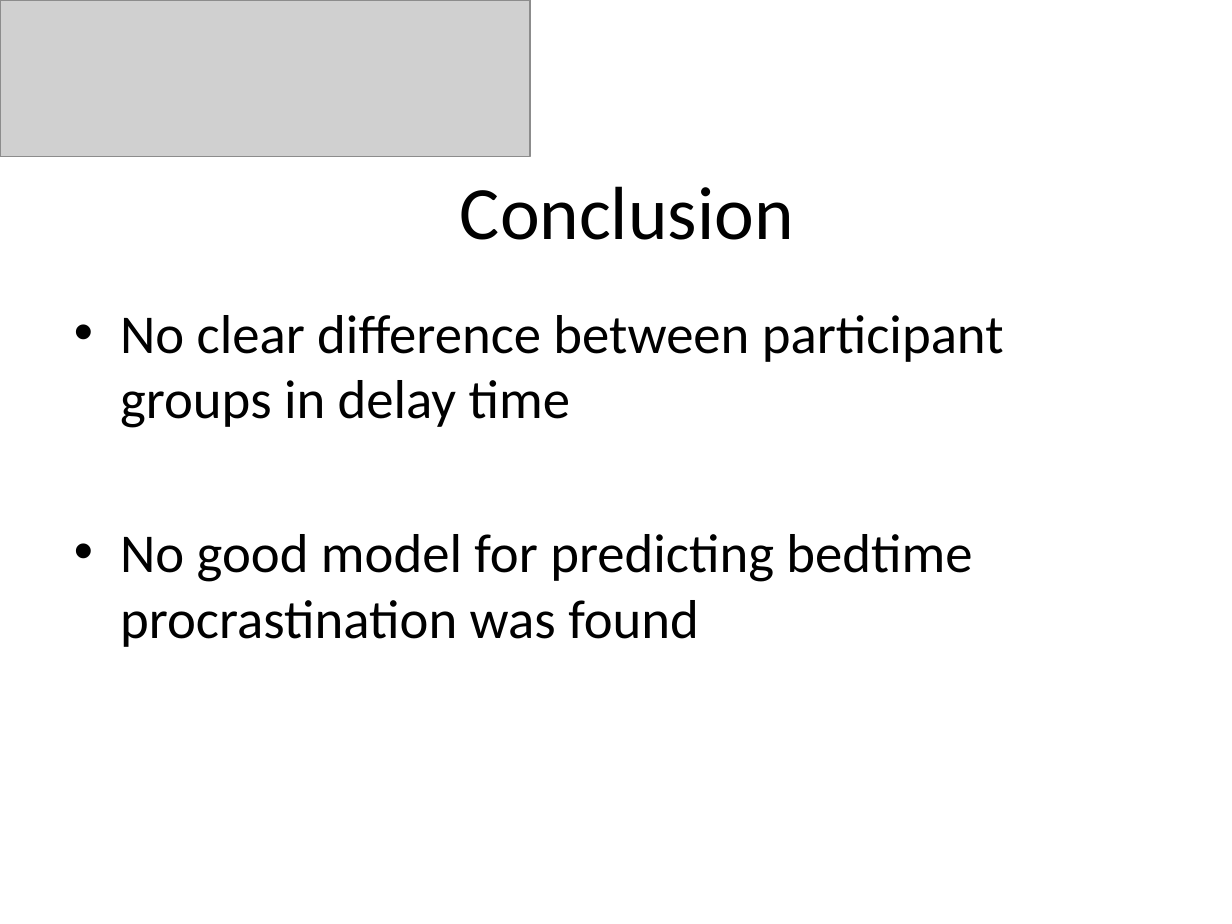
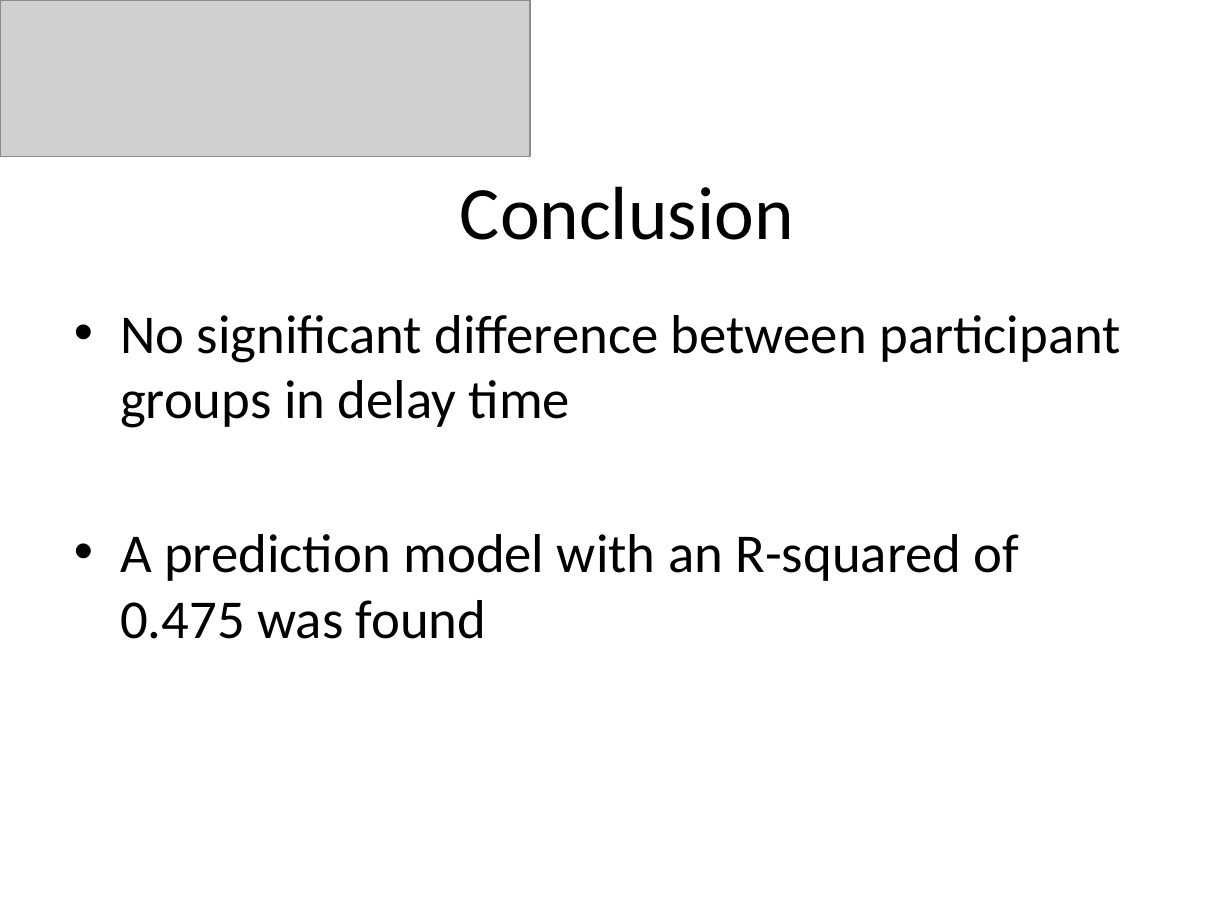
Before and after one commit to JesseSchouten/Project_Big_Data, a slide deck: slide 15 of Report/Presentation.pptx. Drawn at 1232x924 pixels with LibreOffice and Linux fonts; fonts in the diff are those of the drawing; grey boxes stand for pictures. Boxes give left, top, right and bottom in pixels: in the first picture for what was removed or moved away, otherwise in the second. Text is boxed around its words. In the diff, an @@ line names an element or a change of style, - is before the commit and + after.

Commit message:
presentation new version

```diff
--- a/Report/Presentation.pptx
+++ b/Report/Presentation.pptx
@@ text at [120,315,1121,639]: text changed @@
-• No clear difference between participant groups in delay time
-• No good model for predicting bedtime procrastination was found
+• No significant difference between participant groups in delay time
+• A prediction model with an R-squared of 0.475 was found
```
Also in this commit, not shown: 8 other slides changed.
